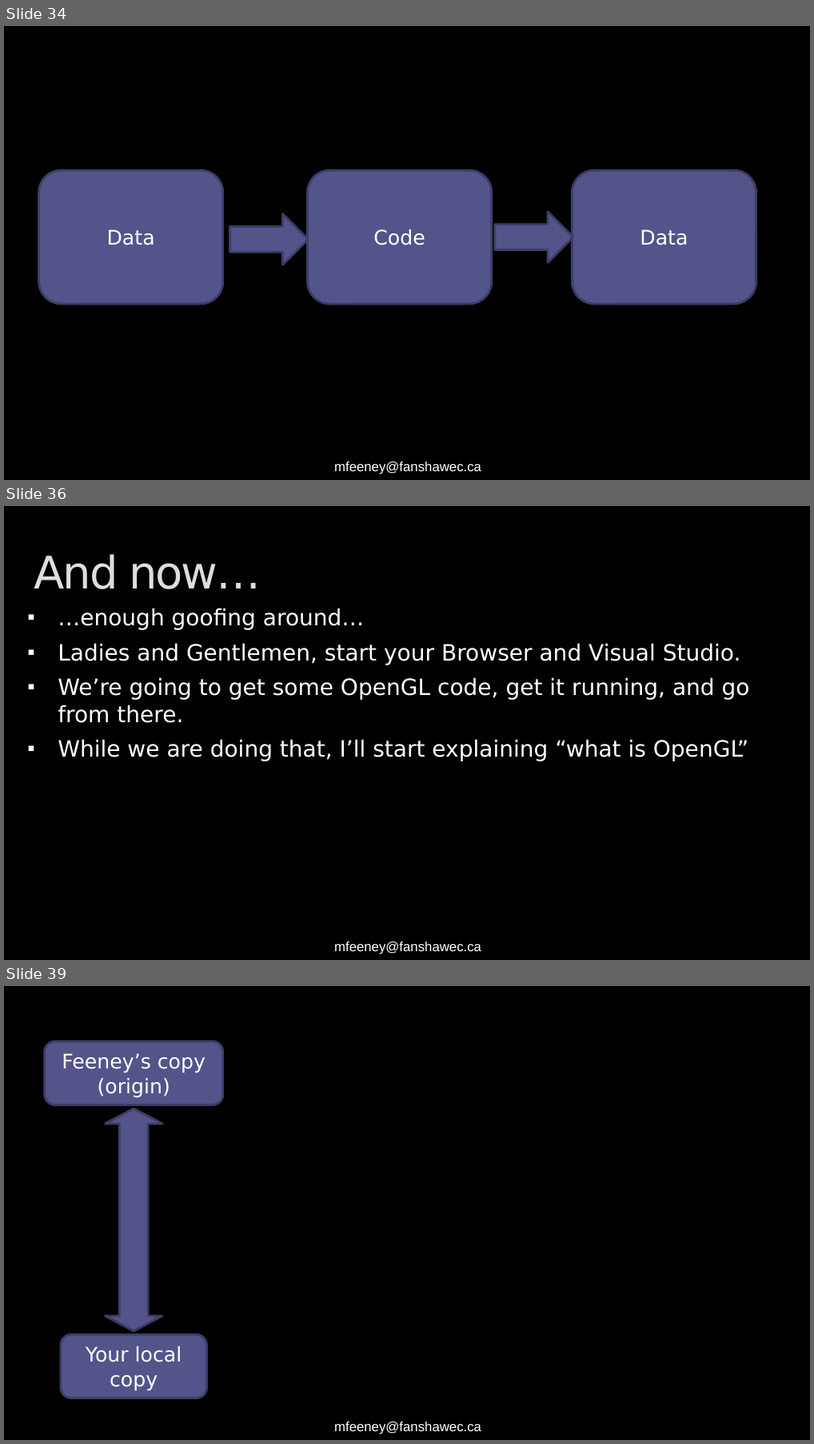
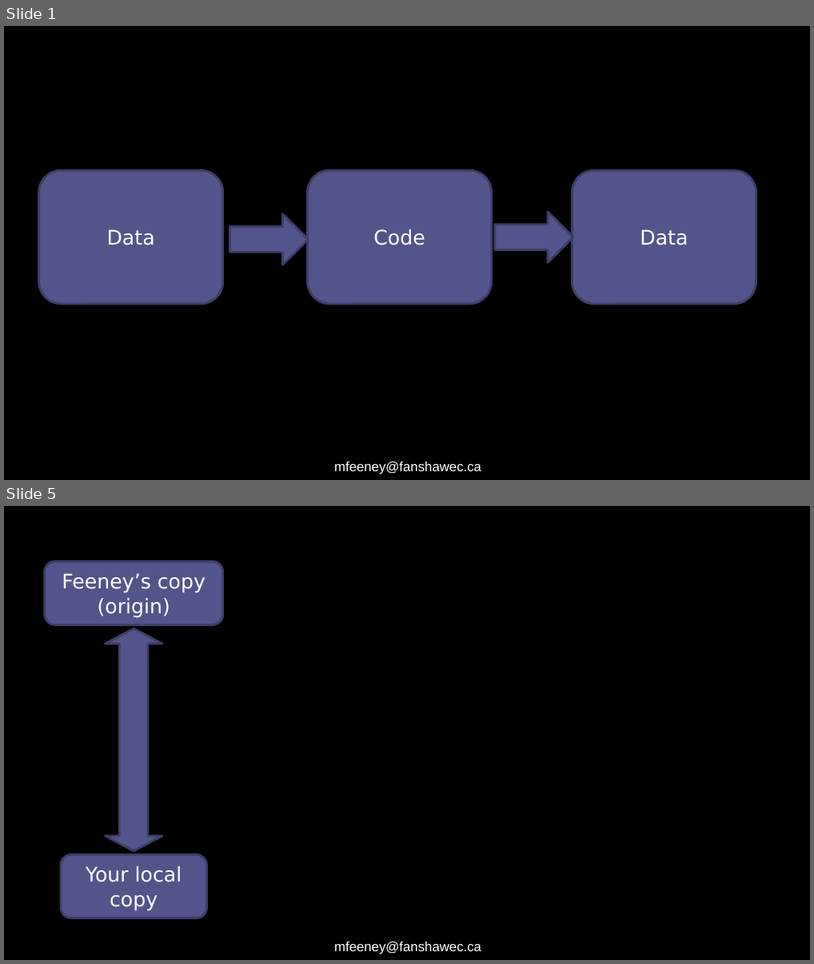
Before and after one commit to FeeneyCodes/INFO3111S24, a slide deck: Lectures/Day_02 (Thursday, May 9th, 2024)/Day_02_On_screen_Notes.pptx. Shown one above the other, each under a label of ours: slides 34, 36 and 39 before the commit, slides 1 and 5 after it; the slides between them are not shown. The pictures are 814x1444 and 814x964 pixels, drawn with LibreOffice and Linux fonts; fonts in the diff are those of the drawing. Boxes give left, top, right and bottom in pixels: in the first picture for what was removed or moved away, otherwise in the second. Text is boxed around its words. In the diff, an @@ line names an element or a change of style, - is before the commit and + after.

```diff
--- a/Lectures/Day_02 (Thursday, May 9th, 2024)/Day_02_On_screen_Notes.pptx
+++ b/Lectures/Day_02 (Thursday, May 9th, 2024)/Day_02_On_screen_Notes.pptx
@@ slide 36 removed at [4, 506, 810, 960], background #000000; not listed: 1 template element that a slide beside it also shows @@
@@ title removed at [34, 554, 261, 589] @@
-And now…
@@ text removed at [58, 608, 750, 761] @@
-▪ …enough goofing around…
-▪ Ladies and Gentlemen, start your Browser and Visual Studio.
-▪ We’re going to get some OpenGL code, get it running, and go from there.
-▪ While we are doing that, I’ll start explaining “what is OpenGL”
@@ what was slide 34 is now slide 1 @@
@@ what was slide 39 is now slide 5 @@
```
Also in this commit, not shown: 1 slide changed, 2 slides added, 35 other slides removed, 2 other files.
